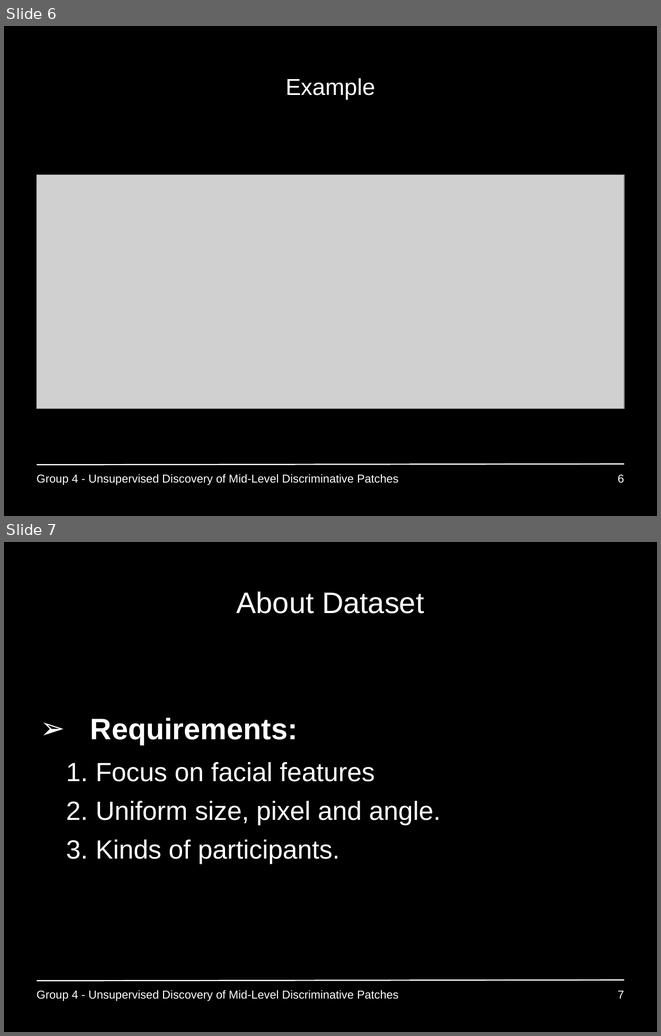
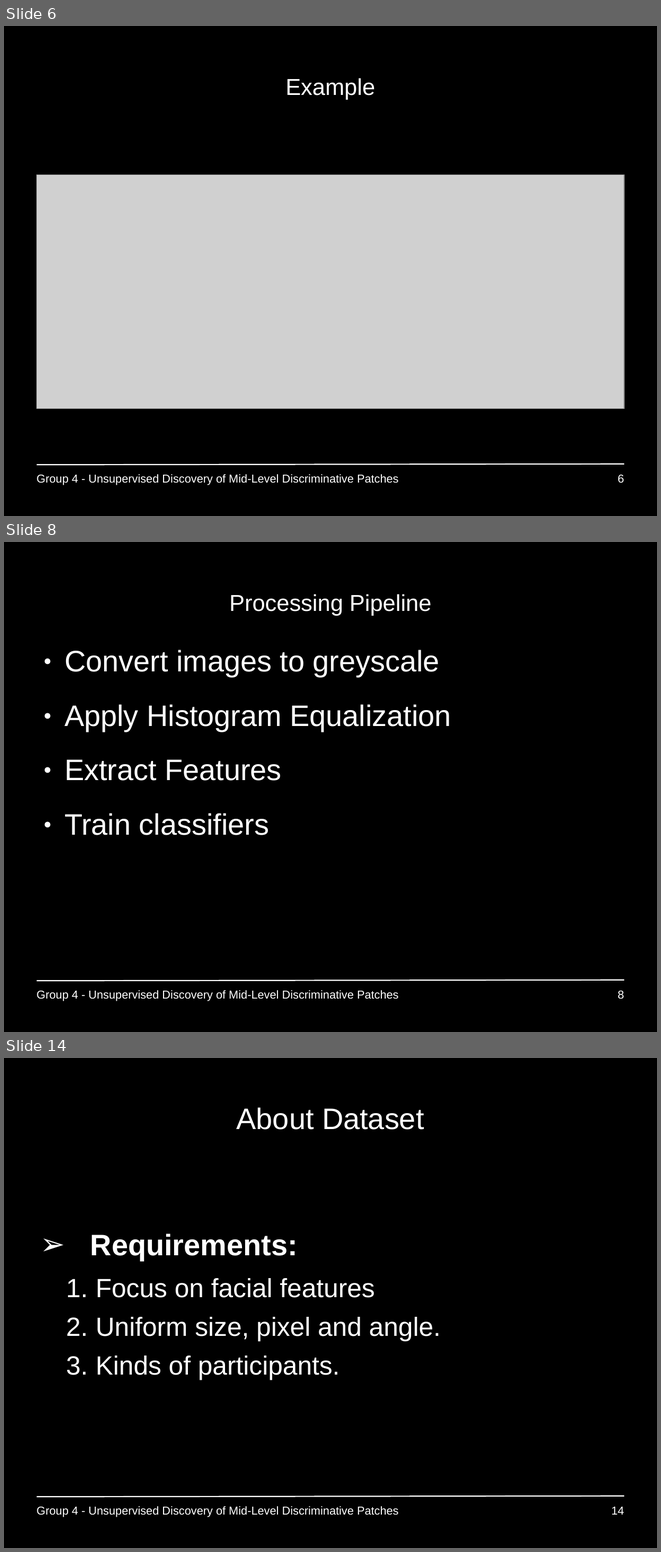
Before and after one commit to GiannisPapadopoulos/DiscriminativePatches, a slide deck: presentations/period3/MAI_Project1_Group4.ppt. Shown one above the other, each under a label of ours: slides 6 and 7 before the commit, slides 6, 8 and 14 after it; the slides between them are not shown. The pictures are 661x1036 and 661x1552 pixels, drawn with LibreOffice and Linux fonts; fonts in the diff are those of the drawing; grey boxes stand for pictures; background and template pictures are left out. Boxes give left, top, right and bottom in pixels: in the first picture for what was removed or moved away, otherwise in the second. Text is boxed around its words. In the diff, an @@ line names an element or a change of style, - is before the commit and + after.

Commit message:
explanations on pipeline

```diff
--- a/presentations/period3/MAI_Project1_Group4.ppt
+++ b/presentations/period3/MAI_Project1_Group4.ppt
@@ slide 8 added at box(4, 542, 657, 1032), background #000000; not listed: 1 template element that a slide beside it also shows @@
@@ title added at box(229, 594, 432, 616), 28 pt, text #FFFFFF @@
+Processing Pipeline
@@ text added at box(64, 650, 451, 835), 36 pt, text #FFFFFF @@
+● Convert images to greyscale
+● Apply Histogram Equalization
+● Extract Features
+● Train classifiers
@@ text added at box(36, 990, 399, 1000), 14 pt, text #FFFFFF @@
+Group 4 - Unsupervised Discovery of Mid-Level Discriminative Patches
@@ page number added at box(618, 990, 624, 999), 14 pt, text #FFFFFF @@
+8
@@ what was slide 7 is now slide 14 @@
@@ page number at box(611, 1506, 624, 1514): text changed @@
-7
+14
```
Also in this commit, not shown: 11 slides changed, 6 other slides added.
